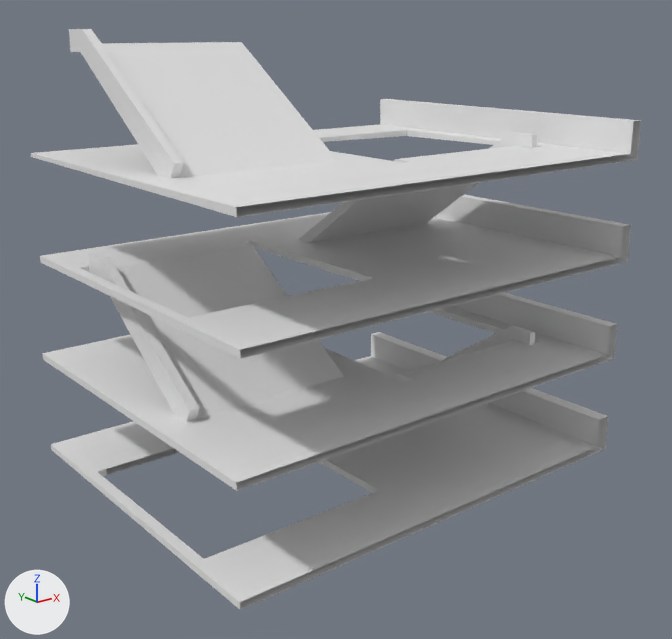
The FBX model GGJ2019/Assets/Models/CarParkSlopes.FBX as it was, and as the next commit left it.
Before and after are seen from a 50 mm lens placed at (-0.3, -4.88, 3.56), pointed at (4.32, 0.9, 1.25). The lights are fixed; the arrows at lower left show +X, +Y and +Z. Where no turn or scale is listed for an object, it has been applied to the vertices.

Names of what the first picture shows: 'Tiles'.
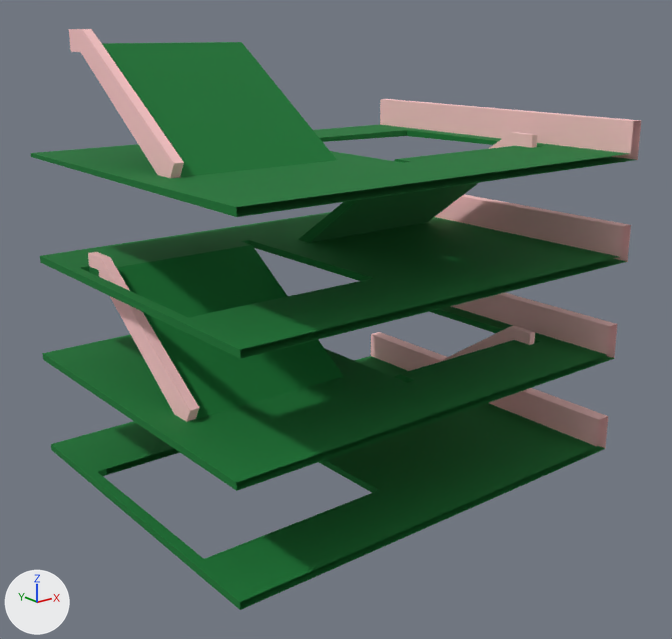
Pixel boxes [x1, y1, x2, y2] of what changed, in the pictures (672 x 639 px):
part 1 of me_mesh, recoloured (grey to green)
    both: [31, 42, 635, 610]
part 2 of me_mesh, recoloured (grey to pink)
    both: [371, 99, 641, 448]
part 3 of me_mesh, recoloured (grey to pink)
    both: [69, 29, 199, 422]

The change, as a diff of the scene's bpy script:
```diff
--- a/GGJ2019/Assets/Models/CarParkSlopes.FBX.py
+++ b/GGJ2019/Assets/Models/CarParkSlopes.FBX.py
@@ mat_01___default @@
+mat_01___default = principled_material('01 - Default')
+mat_01___default.base_color = (0.0, 0.176, 0.0275)  # dark green #00742e
+mat_01___default.roughness = 0.859
@@ mat_02___default @@
+mat_02___default = principled_material('02 - Default')
+mat_02___default.base_color = (1.0, 0.588, 0.588)  # pink #ffcaca
+mat_02___default.roughness = 0.859
@@ me_mesh @@
 me_mesh.from_pydata(...)  # 176 vertices, 191 faces; spans x -1.96..1.96, y 0.52..3.56, z 0.0..3.55
 # used by ob_tiles; location = (4.4, -0.99, 0.0)
+# me_mesh part 1: 128 of the faces centred in x -1.96..1.89, y 0.82..3.56, z 0.0..3.45 switch from no material to mat_01___default (dark green #00752e)
+# me_mesh part 2: 43 of the faces centred in x 0.81..1.96, y 1.11..3.56, z 0.02..2.85 switch from no material to mat_02___default (pink #ffcaca)
+# me_mesh part 3: 20 of the faces centred in x -1.85..-1.58, y 1.49..3.15, z 0.96..3.55 switch from no material to mat_02___default (pink #ffcaca)
```
